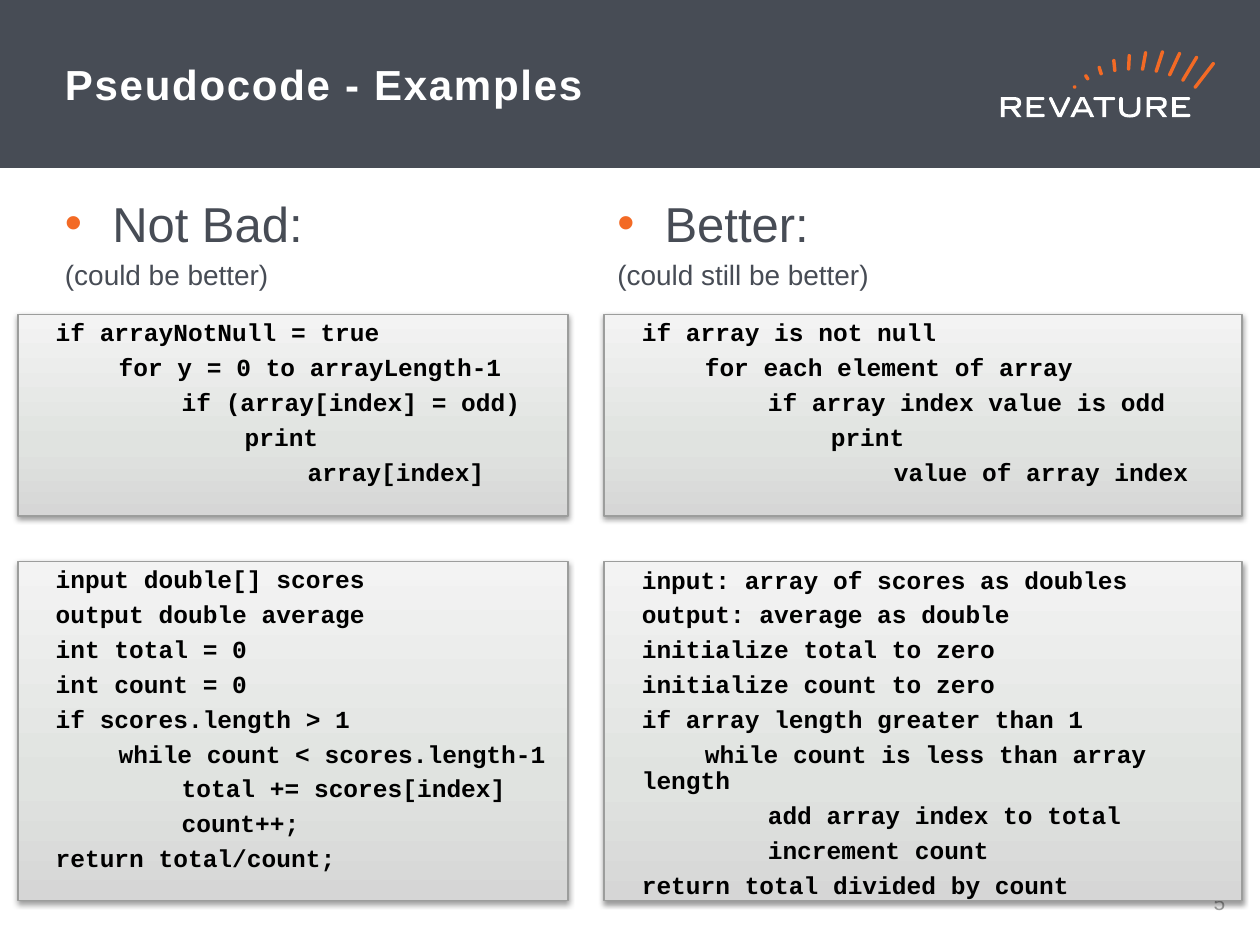
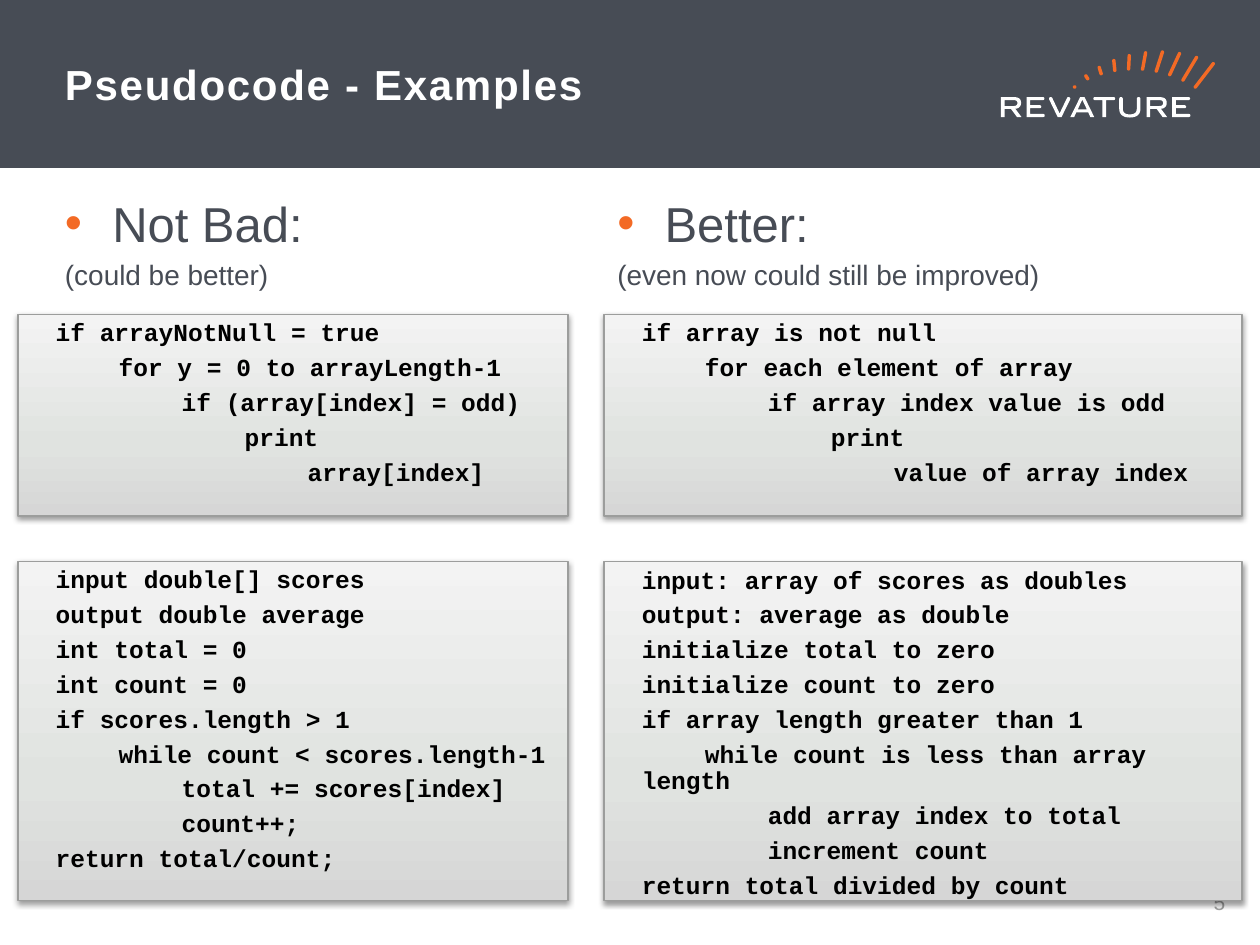
Before and after one commit to jhigherevature/8302021_RAP, a slide deck: slide 6 of powerpoints/Day_10.pptx. Drawn at 1260x945 pixels with LibreOffice and Linux fonts; fonts in the diff are those of the drawing. Boxes give left, top, right and bottom in pixels: in the first picture for what was removed or moved away, otherwise in the second. Text is boxed around its words. In the diff, an @@ line names an element or a change of style, - is before the commit and + after.

```diff
--- a/powerpoints/Day_10.pptx
+++ b/powerpoints/Day_10.pptx
@@ text at [617, 264, 1039, 291]: text changed @@
-(could still be better)
+(even now could still be improved)
```
Also in this commit, not shown: 1 other slide changed.
